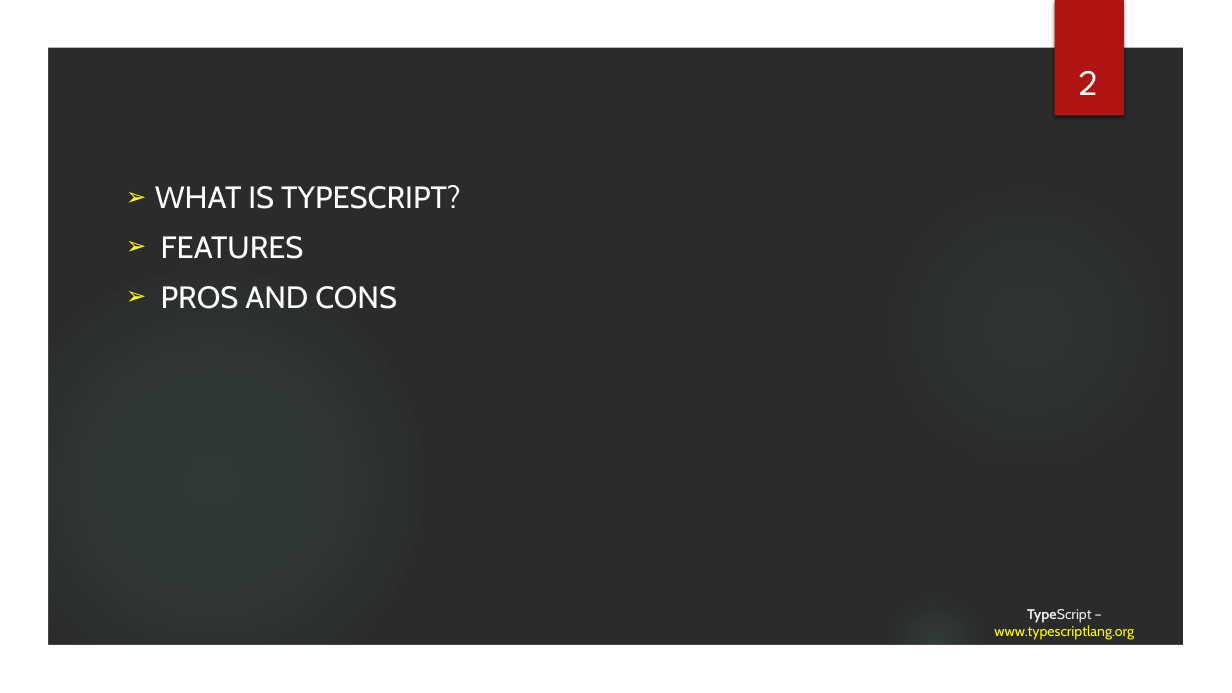
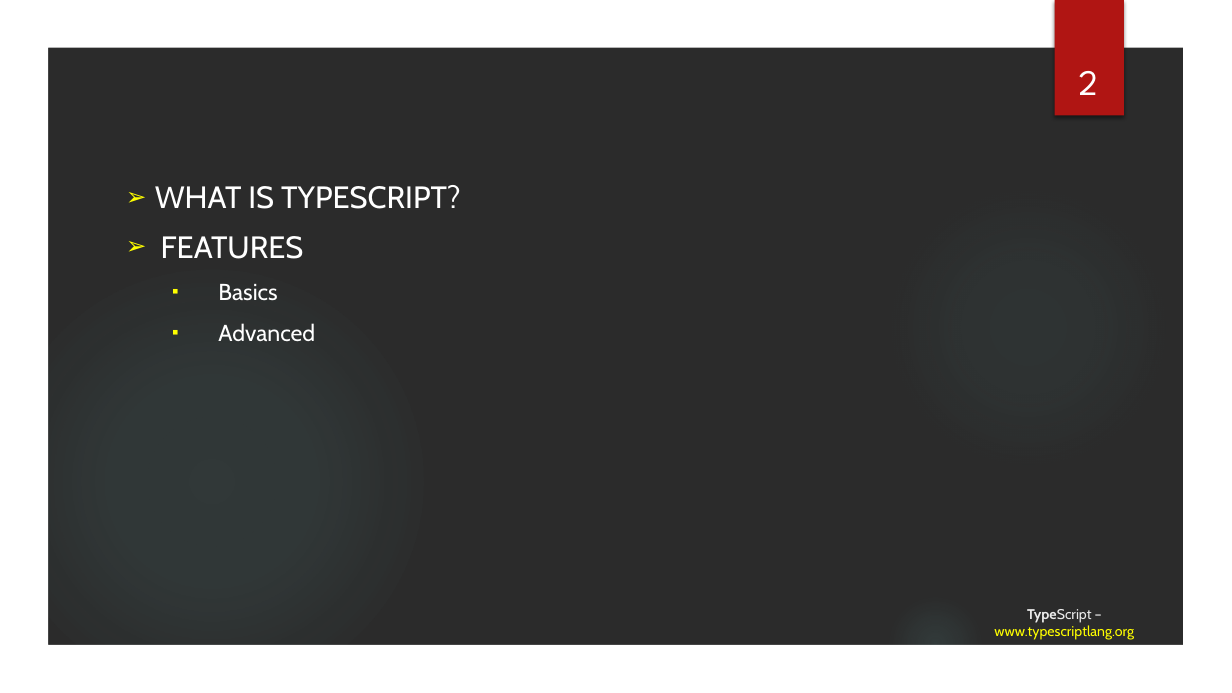
Before and after one commit to tainhx/SSFE, a slide deck: slide 2 of TypeScript.pptx. Drawn at 1232x693 pixels with LibreOffice and Linux fonts; fonts in the diff are those of the drawing; background and template pictures are left out; a plain dark background stands for a picture behind light text. Boxes give left, top, right and bottom in pixels: in the first picture for what was removed or moved away, otherwise in the second. Text is boxed around its words. In the diff, an @@ line names an element or a change of style, - is before the commit and + after.

Commit message:
Update powerpoint slides

```diff
--- a/TypeScript.pptx
+++ b/TypeScript.pptx
@@ subtitle at (218,284,315,341): text changed; size 24 to 18 pt @@
-➢ PROS AND CONS
+  ▪ Basics
+  ▪ Advanced
```
Also in this commit, not shown: 5 slides added.
